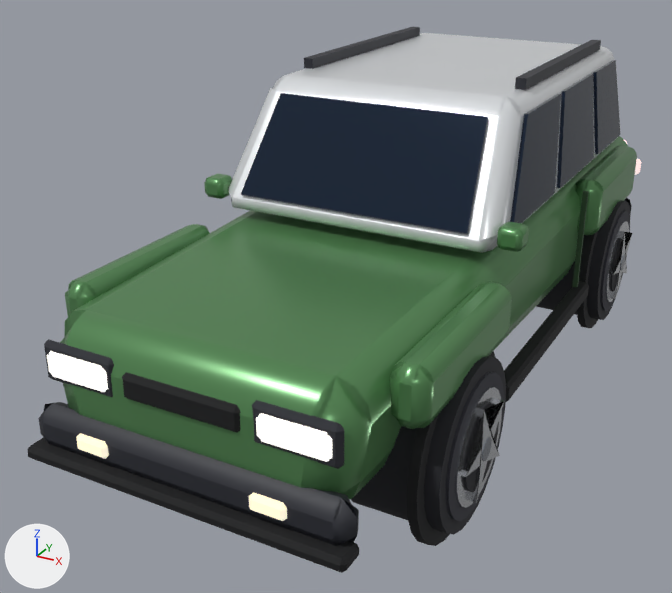
Before and after pictures for a commit that changed the glTF model examples/pine-ridge-rally/models/car_suv.glb.
Rendered twice from a 50 mm lens placed at (2.31, -5.1, 2.91), pointed at (-0.31, -0.34, 0.53). The axes (+X, +Y, +Z) are drawn at lower left. The lights are the same throughout. The first picture is the older version. Vertices at exactly the same position are counted once.

Objects in the first picture: 'body', 'wheel_fr', 'wheel_rr'.
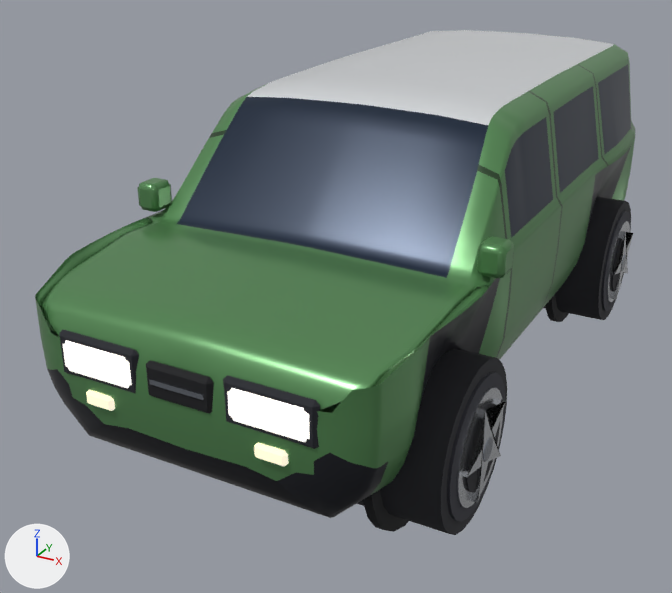
The change, as a diff of the scene's bpy script:
```diff
--- a/examples/pine-ridge-rally/models/car_suv.glb.py
+++ b/examples/pine-ridge-rally/models/car_suv.glb.py
@@ me_body @@
 # used by ob_body; location = (0.0, 0.0, 0.438)
-me_body.from_pydata(...)  # 1364 vertices, 2552 faces; spans x -1.02..1.02, y -2.44..2.5, z -0.52..1.5
+me_body.from_pydata(...)  # 4474 vertices, 8872 faces; spans x -1.08..1.08, y -2.33..2.34, z -0.52..1.46
+# me_body part 1: the loose piece of 48 vertices spanning x -0.99..-0.86, y -0.75..-0.6, z 0.76..0.88 is scaled about its middle by (1, 1.11, 1.39), then moved by (-0.08, -0.5, 0.07)
+# me_body part 2: the loose piece of 48 vertices spanning x 0.86..0.99, y -0.75..-0.6, z 0.76..0.88 is scaled about its middle by (1, 1.11, 1.39), then moved by (0.08, -0.5, 0.07)
+# me_body part 3: the loose piece of 48 vertices spanning x -0.77..-0.4, y -2.33..-2.27, z 0.34..0.49 is scaled about its middle by (1.11, 0.759, 1.21), then moved by (0.13, 0.0, 0.07)
+# me_body part 4: the loose piece of 48 vertices spanning x 0.4..0.77, y -2.33..-2.27, z 0.34..0.49 is scaled about its middle by (1.11, 0.759, 1.21), then moved by (-0.13, 0.0, 0.07)
+# me_body part 5: the loose piece of 24 vertices spanning x -0.32..0.32, y -2.33..-2.27, z 0.34..0.47 is scaled about its middle by (0.541, 0.778, 1.43), then moved by (0.0, 0.0, 0.07)
+# me_body part 6: the loose piece of 48 vertices spanning x 0.93..0.98, y -1.92..-0.89, z -0.52..0.52 is moved by (-0.23, 0.0, 0.0)
+# me_body part 7: the loose piece of 48 vertices spanning x 0.93..0.98, y 0.86..1.89, z -0.52..0.52 is moved by (-0.23, 0.0, 0.0)
+# me_body part 8: a new loose piece, a box spanning x -0.144..0.144, y -2.331..-2.281, z 0.469..0.494, in mat_metal_0_95_rough_0_16
+# me_body part 9: the loose piece of 24 vertices spanning x 0.72..0.97, y 2.3..2.37, z 0.39..0.51 is scaled about its middle by (1.13, 0.618, 1.04), then moved by (-0.33, -0.03, 0.1)
+# me_body part 10: the loose piece of 72 vertices spanning x -0.92..0.92, y -2.31..2.31, z -0.09..0.74 is rebuilt with 3858 vertices and now spans x -1.02..1.02, y -2.31..2.31, z -0.09..1.46
+# me_body part 11: a new loose piece of 24 vertices spanning x -0.7..-0.23, y -2.32..-2.27, z 0.37..0.6, in mat_rough_0_85
+# me_body part 12: a new loose piece of 24 vertices spanning x 0.23..0.7, y -2.32..-2.27, z 0.37..0.6, in mat_rough_0_85
+# me_body part 13: 27 loose pieces with 732 vertices, spanning x -1.02..1.02, y -2.44..2.5, z -0.1..1.5, are deleted
+# me_body part 14: 2 vertices moved within x -0.39..0.39, y -2.29, z 0.31; 46 vertices removed from x -0.81..0.81, y -2.32..-2.26, z 0.31..0.52; 46 vertices added at x -0.55..0.55, y -2.33..-2.28, z 0.25..0.32
+# other edits to the shape of me_body do not show in these pictures
 me_body.materials.append(mat_metal_0_4_rough_0_28)
-me_body.materials.append(mat_metal_0_5_rough_0_06)
-me_body.materials.append(mat_metal_0_1_rough_0_55)
 me_body.materials.append(mat_rough_0_85)
@@ me_body @@
 me_body.materials.append(mat_metal_0_95_rough_0_16)
-me_body.materials.append(mat_metal_0_2_rough_0_5)
@@ ob_wheel_fr @@
 ob_wheel_fr = bpy.data.objects.new('wheel_fr', me_wheel_fr)
-ob_wheel_fr.location = (0.8, -1.406, 0.438)
+ob_wheel_fr.location = (0.806, -1.406, 0.438)
@@ ob_wheel_rr @@
 ob_wheel_rr = bpy.data.objects.new('wheel_rr', me_wheel_rr)
-ob_wheel_rr.location = (0.8, 1.375, 0.438)
+ob_wheel_rr.location = (0.806, 1.375, 0.438)
```

Boxes (x1, y1, x2, y2) around the edits, measured in the pictures (672 x 593 px; the box of a moved part takes in the faces that stretch with it):
'body', reshaped (8% shorter)
    before: (28, 27, 641, 573)
    after: (35, 30, 635, 532)
'wheel_fr', moved
    before: (351, 356, 506, 535)
    after: (357, 349, 507, 535)
'wheel_rr', moved
    before: (536, 200, 632, 320)
    after: (543, 197, 633, 320)
part 1 of me_body, moved or reshaped
    before: (204, 174, 232, 199)
    after: (138, 178, 172, 212)
part 2 of me_body, moved or reshaped
    before: (497, 222, 529, 252)
    after: (477, 236, 514, 278)
part 3 of me_body, moved or reshaped
    before: (47, 351, 108, 392)
    after: (63, 340, 132, 388)
part 4 of me_body, moved or reshaped
    before: (256, 413, 332, 462)
    after: (227, 388, 310, 442)
part 5 of me_body, moved or reshaped
    before: (122, 372, 241, 432)
    after: (146, 360, 214, 414)
part 6 of me_body, moved or reshaped
    before: (407, 351, 496, 546)
    after: (363, 490, 409, 532)
part 7 of me_body, moved or reshaped
    before: (577, 231, 598, 328)
    after: (545, 294, 569, 322)
part 8 of me_body, added
    after: (149, 379, 204, 400)
part 9 of me_body, moved or reshaped (not visible afterwards)
    before: (635, 159, 641, 175)
part 10 of me_body, rebuilt
    before: (60, 136, 628, 500)
    after: (35, 30, 635, 518)
part 11 of me_body, added
    after: (59, 330, 139, 394)
part 12 of me_body, added
    after: (223, 375, 320, 449)
part 13 of me_body, deleted
    before: (28, 27, 637, 573)
part 14 of me_body, moved or reshaped
    before: (44, 339, 344, 469)
    after: (86, 390, 289, 466)
